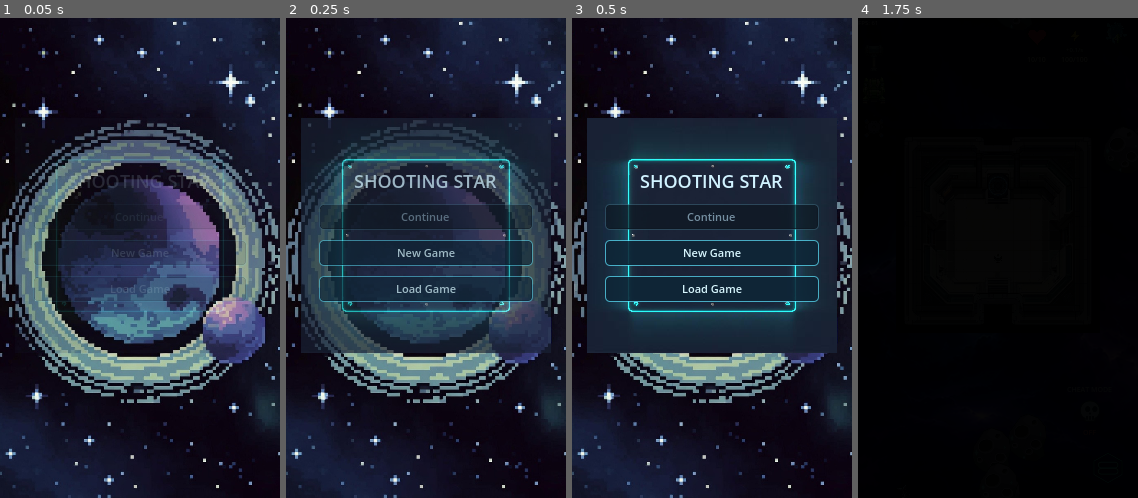
Above: before the commit, frames 1-4 (left to right).
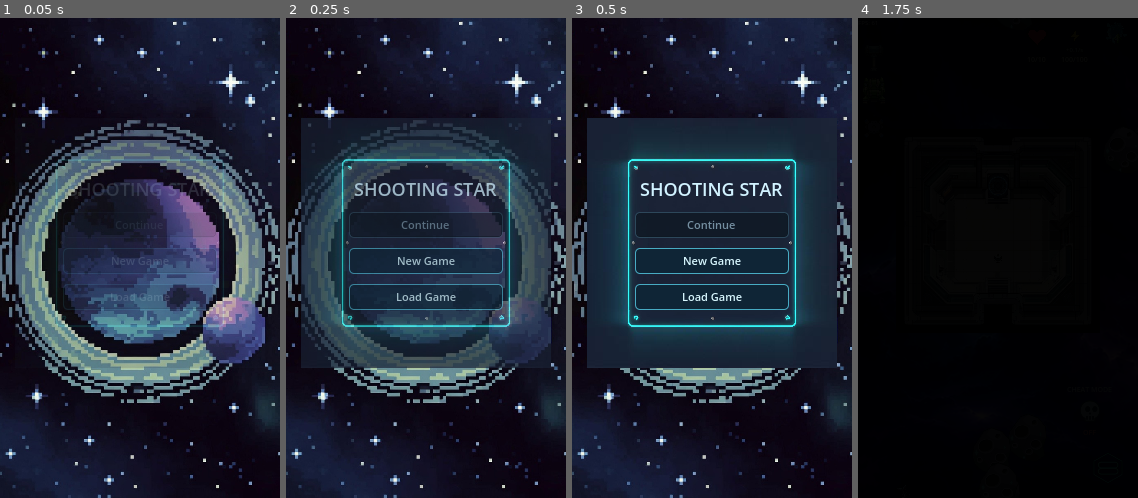
Above: after the commit, the same moments.

Repository: wildane/ShootingStar
Game: Godot game, scene res://scene/main_menu/main_menu.tscn
Same seed, same stepped clock (60 frames per second), same inputs: the game is played once before the commit and once after it.
Inputs:
- Up to frame 1 (0.05 s): no input
- Up to frame 2 (0.25 s): no input
- Up to frame 3 (0.5 s): no input
- Up to frame 4 (1.75 s): click "New Game" at 0.5 s; click "New Game" at 1.25 s

The runs differ from the first frame. In frame 1, 1.2% of the frame differs, in the area x 12-88%, y 30-72%; in frame 2, 8.9%; in frame 3, 9.4%, in the area x 5-95%, y 29-73%; in frame 4, nothing differs.

Commit message:
Kandungan halaman Load masuk dalam kotak panel dan bar scroll disembunyikan
Baris simpanan dalam menu utama kini satu butang penuh dengan butang pilihan
untuk Rename/Delete supaya semuanya kekal dalam kotak biru, dan kedua-dua
senarai simpanan tidak lagi memaparkan bar scroll walaupun masih boleh
diskrol.

Diff:
--- a/scene/main_menu/main_menu.gd
+++ b/scene/main_menu/main_menu.gd
@@ -17,6 +17,8 @@
 var _dialog_nama: ConfirmationDialog
 var _input_nama: LineEdit
 var _dialog_hapus: ConfirmationDialog
+var _dialog_pilihan: AcceptDialog
+var _label_pilihan: Label
 var _id_dialog: String = ""
 var _sibuk: bool = false
 var _tween_mesej: Tween
@@ -64,6 +66,19 @@
 	_dialog_hapus.confirmed.connect(_on_hapus_disahkan)
 	add_child(_dialog_hapus)
 
+	# Pilihan untuk satu slot: Rename atau Delete.
+	_dialog_pilihan = AcceptDialog.new()
+	_dialog_pilihan.title = "Save Options"
+	_dialog_pilihan.ok_button_text = "Close"
+	_label_pilihan = Label.new()
+	_label_pilihan.custom_minimum_size = Vector2(200, 0)
+	_label_pilihan.autowrap_mode = TextServer.AUTOWRAP_WORD_SMART
+	_dialog_pilihan.add_child(_label_pilihan)
+	_dialog_pilihan.add_button("Rename", true, "rename")
+	_dialog_pilihan.add_button("Delete", true, "delete")
+	_dialog_pilihan.custom_action.connect(_on_pilihan_slot)
+	add_child(_dialog_pilihan)
+
 # ==========================================
 # BUTANG MENU
 # ==========================================
@@ -123,26 +138,35 @@
 	var butang_muat := Button.new()
 	butang_muat.text = "%s\n%s" % [str(slot["nama"]), _format_tarikh(float(slot["masa"]))]
 	butang_muat.add_theme_font_size_override("font_size", 9)
+	butang_muat.autowrap_mode = TextServer.AUTOWRAP_WORD_SMART
 	butang_muat.custom_minimum_size = Vector2(0, 34)
 	butang_muat.size_flags_horizontal = Control.SIZE_EXPAND_FILL
 	butang_muat.pressed.connect(_pilih_slot.bind(id))
 	baris.add_child(butang_muat)
 
-	var butang_nama := Button.new()
-	butang_nama.text = "Rename"
-	butang_nama.add_theme_font_size_override("font_size", 9)
-	butang_nama.custom_minimum_size = Vector2(38, 34)
-	butang_nama.pressed.connect(_buka_dialog_nama.bind(id))
-	baris.add_child(butang_nama)
-
-	var butang_hapus := Button.new()
-	butang_hapus.text = "Delete"
-	butang_hapus.add_theme_font_size_override("font_size", 9)
-	butang_hapus.custom_minimum_size = Vector2(44, 34)
-	butang_hapus.pressed.connect(_buka_dialog_hapus.bind(id))
-	baris.add_child(butang_hapus)
+	# Rename dan Delete dimasukkan ke dalam dialog supaya baris kekal dalam
+	# kotak biru panel (lebar panel hanya 154 px selepas inset).
+	var butang_pilihan := Button.new()
+	butang_pilihan.text = "..."
+	butang_pilihan.add_theme_font_size_override("font_size", 9)
+	butang_pilihan.custom_minimum_size = Vector2(34, 34)
+	butang_pilihan.pressed.connect(_buka_dialog_pilihan.bind(id))
+	baris.add_child(butang_pilihan)
 
 	return baris
+
+func _buka_dialog_pilihan(id: String) -> void:
+	_id_dialog = id
+	_label_pilihan.text = "Save \"%s\"" % SaveManager.nama_slot(id)
+	_dialog_pilihan.popup_centered(Vector2i(250, 120))
+
+func _on_pilihan_slot(tindakan: StringName) -> void:
+	_dialog_pilihan.hide()
+	match tindakan:
+		"rename":
+			_buka_dialog_nama(_id_dialog)
+		"delete":
+			_buka_dialog_hapus(_id_dialog)
 
 func _pilih_slot(id: String) -> void:
 	SaveManager.tetapkan_slot(id)
--- a/scene/main_menu/main_menu.tscn
+++ b/scene/main_menu/main_menu.tscn
@@ -125,7 +125,7 @@
 offset_left = -125.0
 offset_top = -140.0
 offset_right = 125.0
-offset_bottom = 95.0
+offset_bottom = 110.0
 grow_horizontal = 2
 grow_vertical = 2
 texture = ExtResource("3_panel")
@@ -139,10 +139,10 @@
 anchors_preset = 15
 anchor_right = 1.0
 anchor_bottom = 1.0
-offset_left = 18.0
-offset_top = 22.0
-offset_right = -18.0
-offset_bottom = -22.0
+offset_left = 48.0
+offset_top = 48.0
+offset_right = -48.0
+offset_bottom = -48.0
 grow_horizontal = 2
 grow_vertical = 2
 theme_override_constants/separation = 10
@@ -199,10 +199,10 @@
 anchors_preset = 15
 anchor_right = 1.0
 anchor_bottom = 1.0
-offset_left = 16.0
-offset_top = 16.0
-offset_right = -16.0
-offset_bottom = -16.0
+offset_left = 48.0
+offset_top = 48.0
+offset_right = -48.0
+offset_bottom = -48.0
 grow_horizontal = 2
 grow_vertical = 2
 theme_override_constants/separation = 8
@@ -217,6 +217,7 @@
 layout_mode = 2
 size_flags_vertical = 3
 horizontal_scroll_mode = 0
+vertical_scroll_mode = 3
 
 [node name="SenaraiSlot" type="VBoxContainer" parent="UIRoot/HalamanMuat/Panel/Isi/Skrol"]
 layout_mode = 2
--- a/scene/ui/SaveMenu.gd
+++ b/scene/ui/SaveMenu.gd
@@ -96,6 +96,8 @@
 	var skrol := ScrollContainer.new()
 	skrol.size_flags_vertical = Control.SIZE_EXPAND_FILL
 	skrol.horizontal_scroll_mode = ScrollContainer.SCROLL_MODE_DISABLED
+	# Bar scroll disembunyikan tetapi senarai masih boleh diskrol (drag).
+	skrol.vertical_scroll_mode = ScrollContainer.SCROLL_MODE_SHOW_NEVER
 	isi.add_child(skrol)
 
 	_senarai = VBoxContainer.new()
